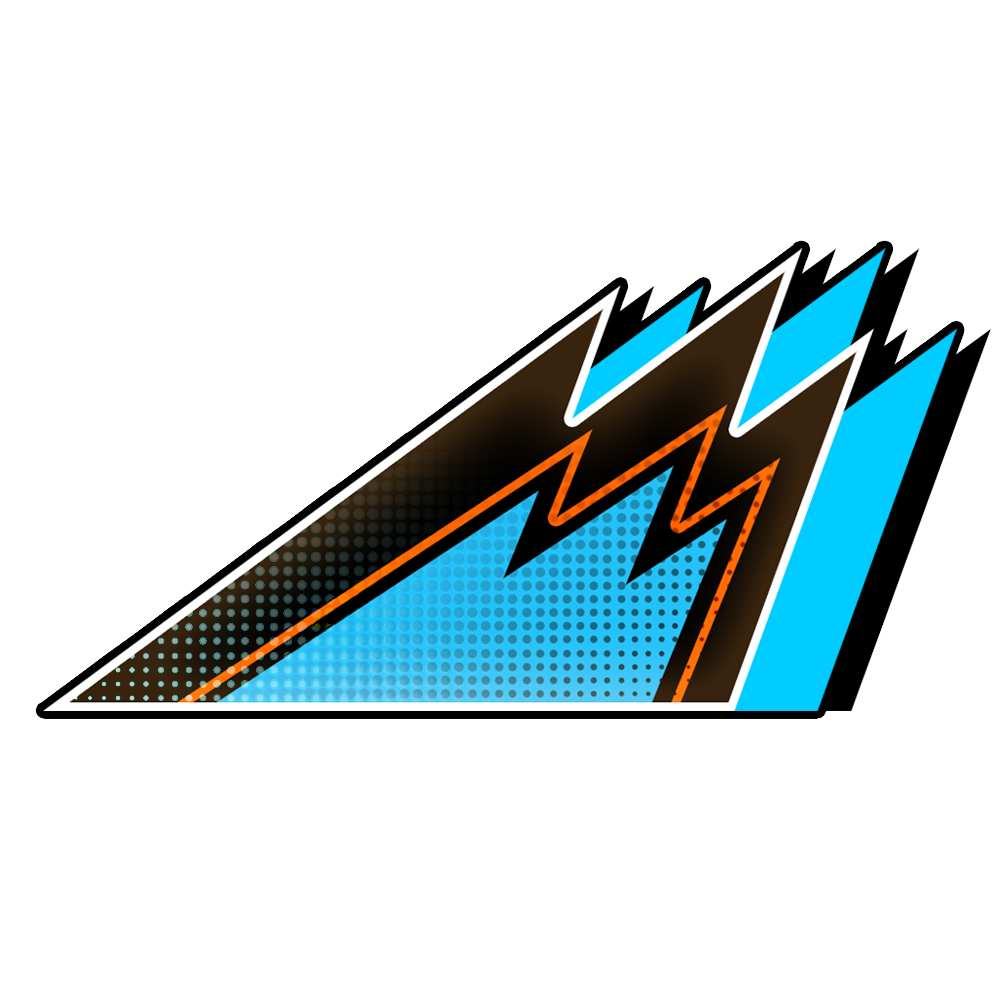
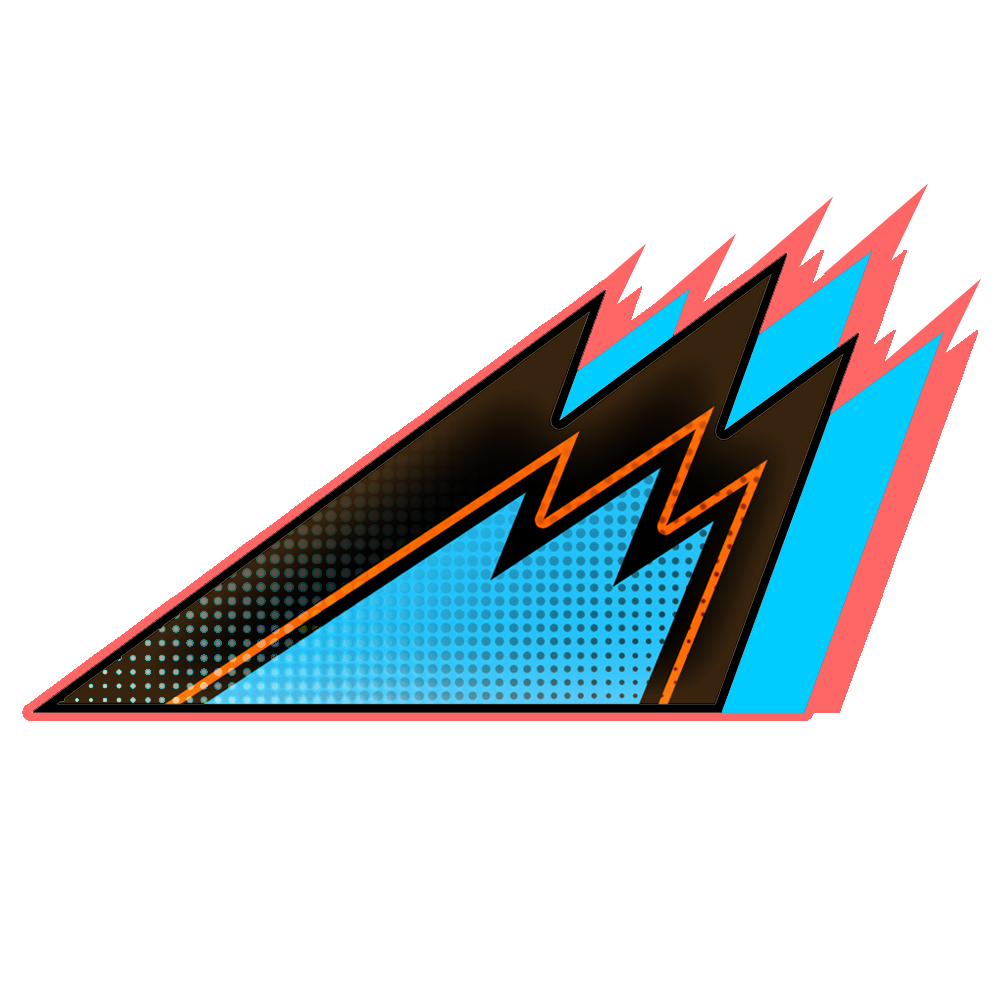
Layer changes from the first 1000×1000 image to the second:
painted on "Camada 2" over [22, 240, 991, 721]
added layer "Camada 6" above "Camada 5" over [876, 278, 982, 405]
added layer "Camada 5" above "Camada 4" over [823, 183, 929, 310]
added layer "Camada 4" above "Camada 3" over [728, 196, 834, 322]
added layer "Camada 3" above "Triângulo 1" over [631, 233, 737, 359]
added layer "Triângulo 1" over [541, 243, 647, 369]